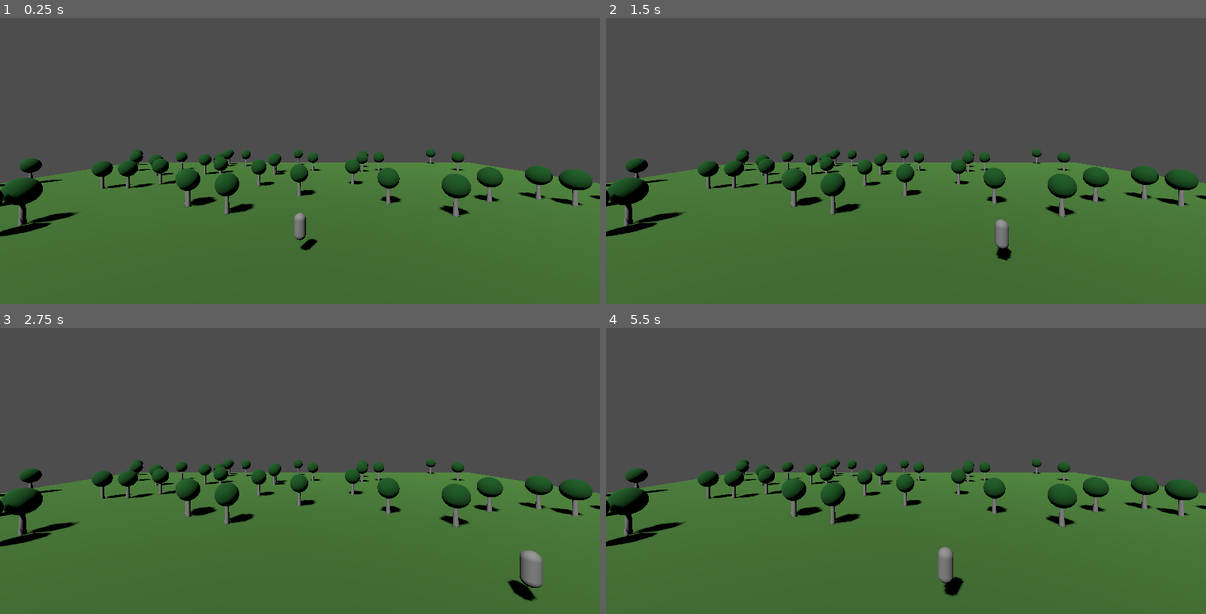
Above: before the commit, frames 1-4 (two rows, left to right).
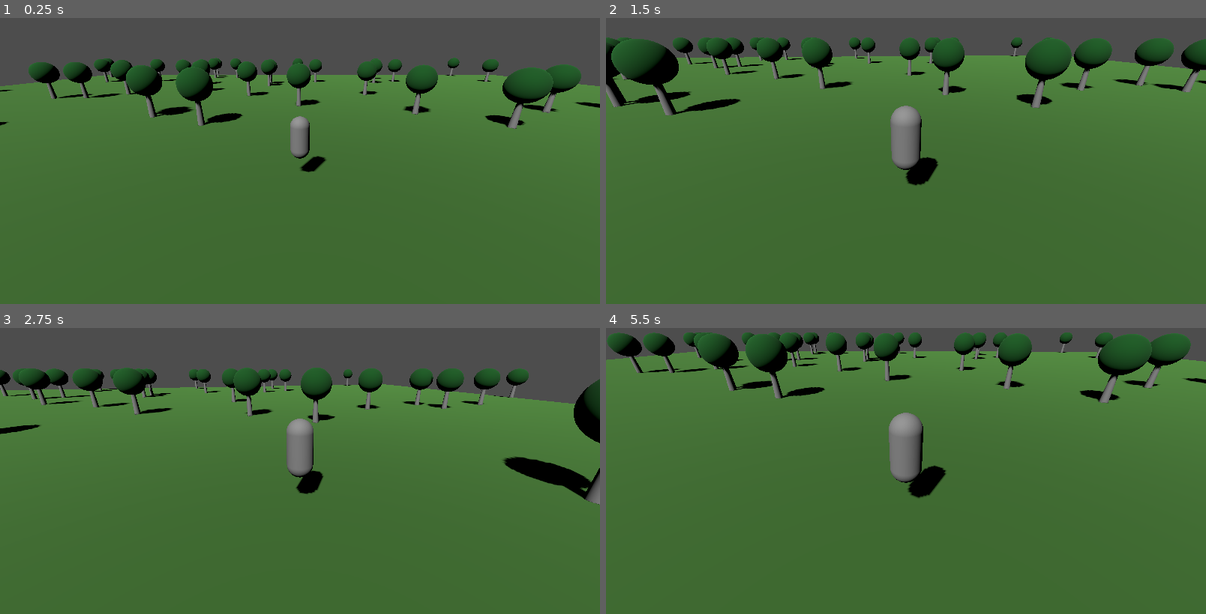
Above: after the commit, the same moments.

Repository: mohammedfmamandadi7-lab/Lost-Island
Game: Godot game, scene res://Main.tscn
The game is run twice, just before and just after one commit, with the same random seed, the same clock (stepped at 60 frames per second) and the same inputs.
Inputs:
- Up to frame 1 (0.25 s): no input
- Up to frame 2 (1.5 s): tap Enter (ui_accept) at 0.5, 0.77 s; hold Right (ui_right) 0.53-1.28 s; hold Shift 0.53-1.28 s; hold Down (ui_down) from 1.28 s (still down); tap Shift at 1.35 s
- Up to frame 3 (2.75 s): tap Enter (ui_accept) at 1.52 s; release Down (ui_down) at 2.03 s; hold Right (ui_right) from 2.03 s (still down); hold Shift from 2.03 s (still down)
- Up to frame 4 (5.5 s): release Right (ui_right) at 2.78 s; release Shift at 2.78 s; hold Up (ui_up) 2.78-3.53 s; tap Shift at 2.85, 4.35 s; tap Enter (ui_accept) at 3.02, 3.77, 4.52 s; hold Shift 3.53-4.28 s; hold Left (ui_left) 3.53-5.03 s; hold Down (ui_down) from 5.03 s (still down); hold Shift from 5.03 s (still down)

The runs differ from the first frame. In frame 1, 39% of the frame differs, in the area x 0-100%, y 13-82%; in frame 2, 47%; in frame 3, 39%; in frame 4, 53%, in the area x 0-100%, y 1-94%.

Commit message:
Update CameraFollow.gd

Diff:
--- a/CameraFollow.gd
+++ b/CameraFollow.gd
@@ -1,10 +1,13 @@
 extends Camera3D
 
-@export var target: Node3D
 @export var follow_speed: float = 5.0
-
 @export var camera_distance: float = 6.0
 @export var camera_height: float = 3.0
+
+var target: Node3D
+
+func _ready():
+    target = get_parent().get_node_or_null("Player")
 
 func _process(delta):
 
@@ -21,7 +24,7 @@
 
     global_position = global_position.lerp(
         desired_position,
-        follow_speed * delta
+        clampf(follow_speed * delta, 0.0, 1.0)
     )
 
     look_at(target_position + Vector3(0, 1, 0))
